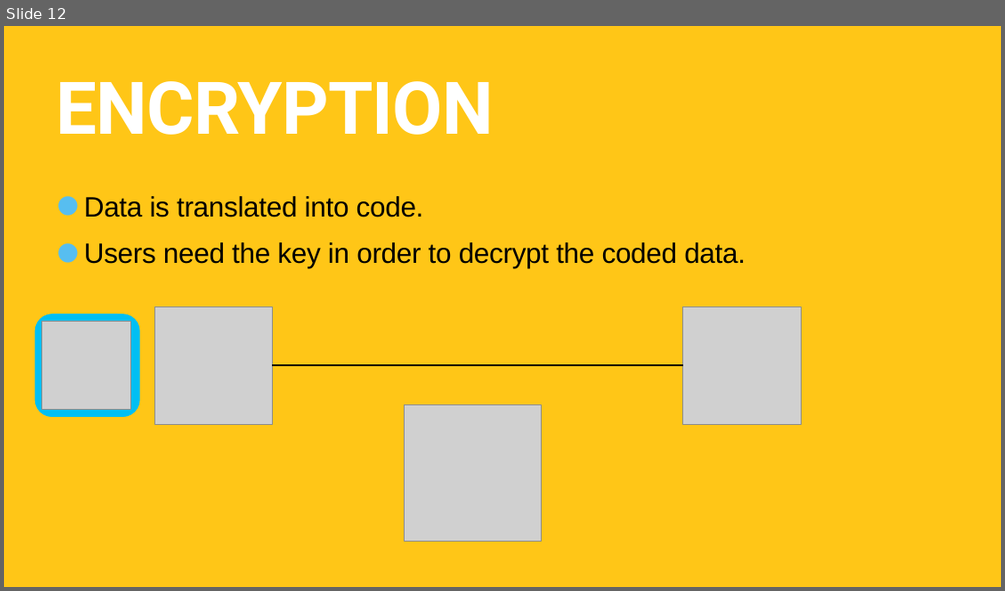
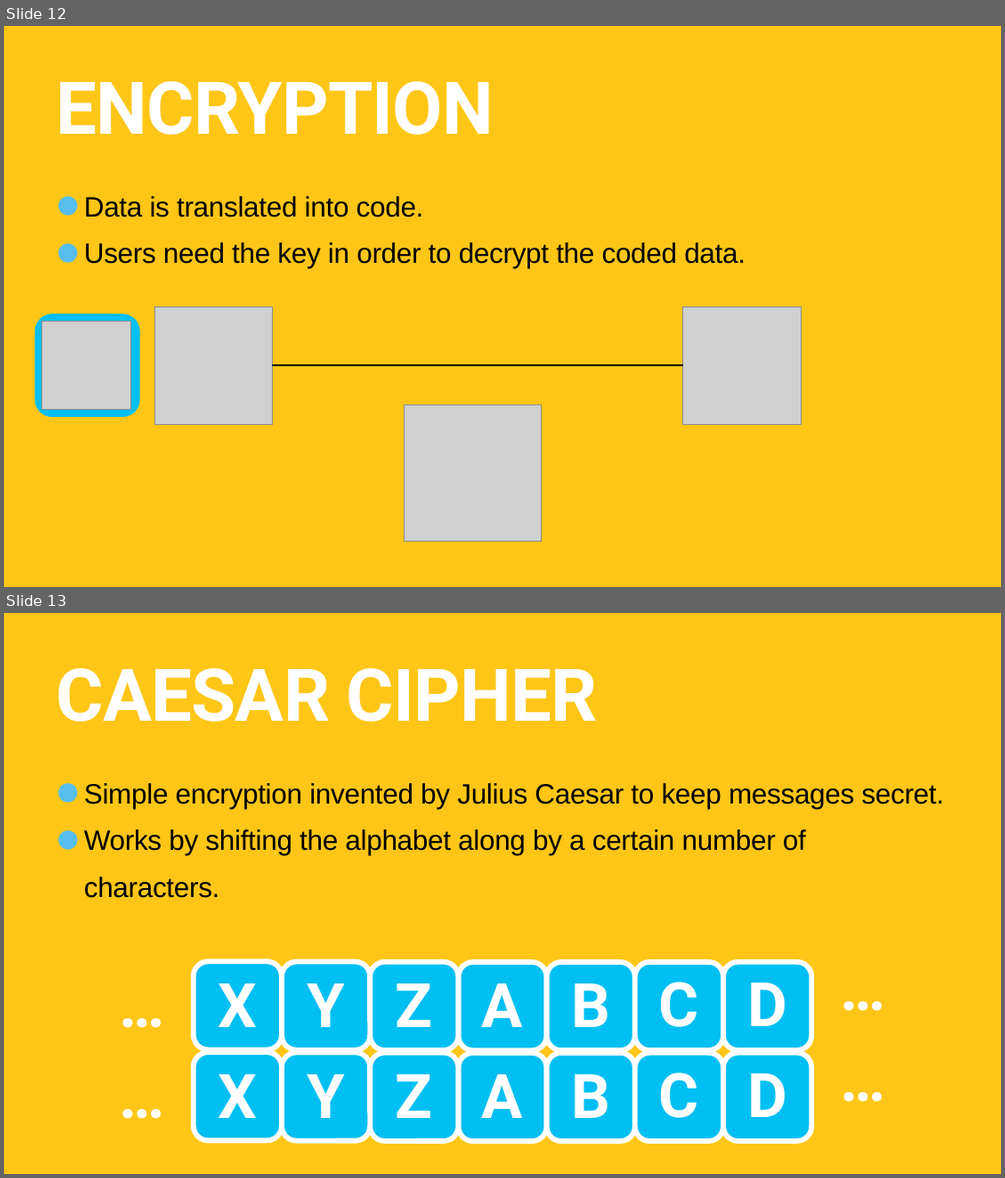
Before and after one commit to TommyWoodley/teaching, a slide deck: Y10/L2/L2.pptx. Shown one above the other, each under a label of ours: slide 12 before the commit, slides 12 and 13 after it. The pictures are 1005x591 and 1005x1178 pixels, drawn with LibreOffice and Linux fonts; fonts in the diff are those of the drawing; grey boxes stand for pictures. Boxes give left, top, right and bottom in pixels: in the first picture for what was removed or moved away, otherwise in the second. Text is boxed around its words. In the diff, an @@ line names an element or a change of style, - is before the commit and + after.

Commit message:
added caesar cipher

```diff
--- a/Y10/L2/L2.pptx
+++ b/Y10/L2/L2.pptx
@@ slide 13 added at bbox=[4, 613, 1001, 1174], background #FFC617 @@
@@ title added at bbox=[56, 668, 598, 722], 140 pt, text #FFFFFF, bold @@
+CAESAR CIPHER
@@ text added at bbox=[84, 783, 944, 898], 54 pt, text #000000 @@
+• Simple encryption invented by Julius Caesar to keep messages secret.
+• Works by shifting the alphabet along by a certain number of characters.
@@ group added at bbox=[97, 958, 906, 1050]: 9 texts, 7 rounded rectangles @@
+A
+B
+C
+D
+X
+Y
+Z
+…
+…
@@ group added at bbox=[97, 1049, 906, 1141]: 9 texts, 7 rounded rectangles @@
+A
+B
+C
+D
+X
+Y
+Z
+…
+…
```
